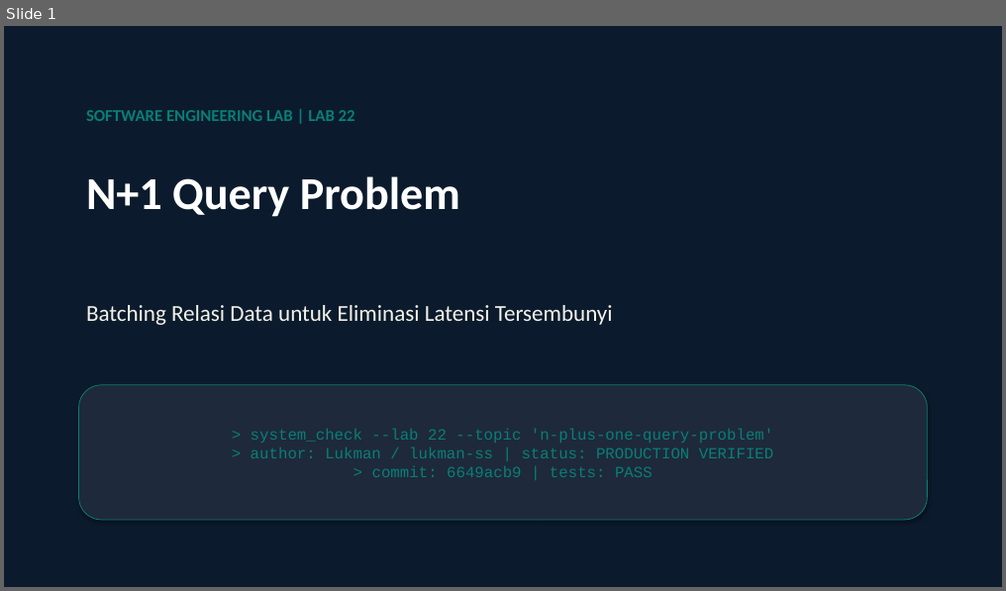
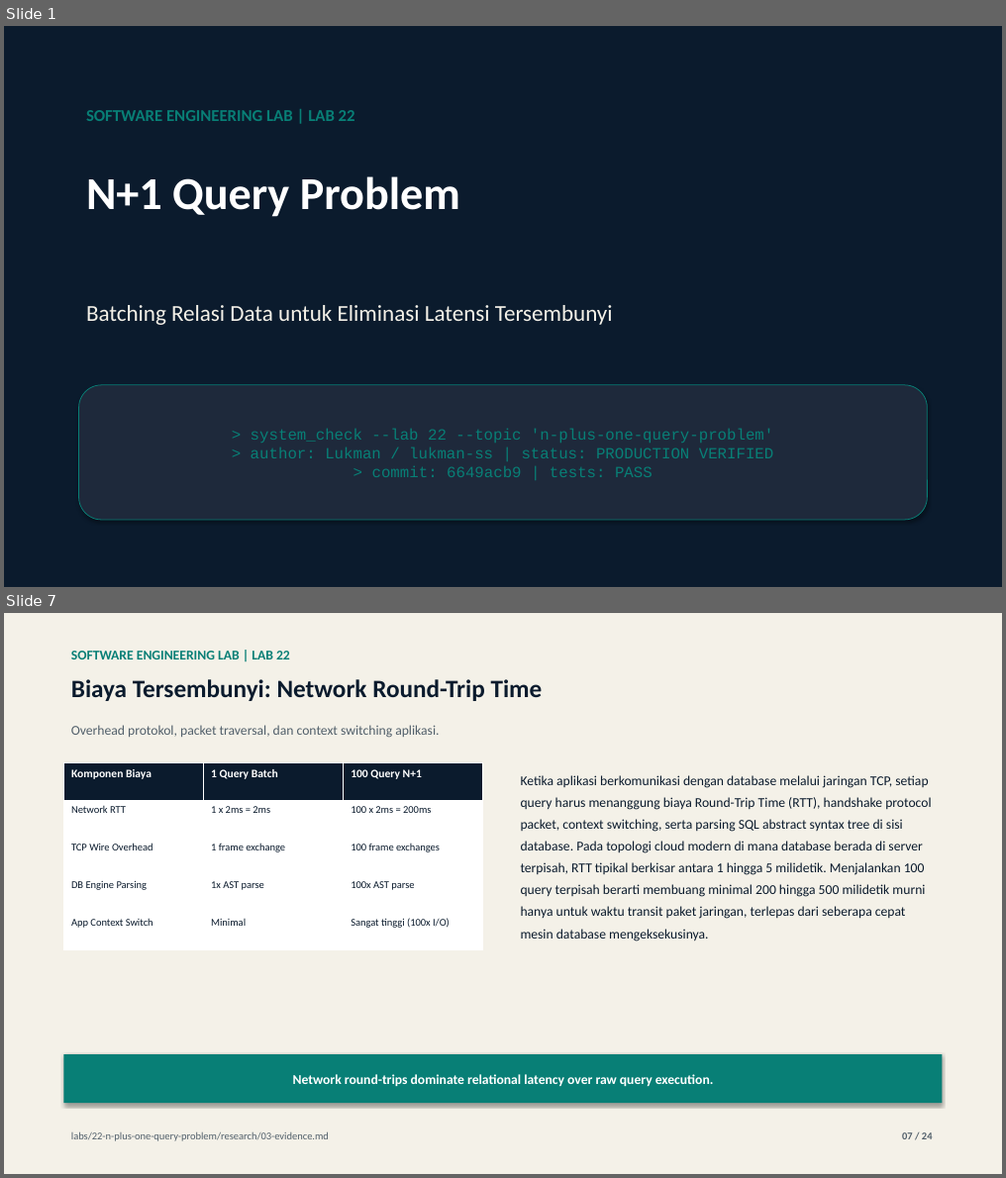
Before and after one commit to lukman-ss/software-engineering-lab, a slide deck: labs/22-n-plus-one-query-problem/result/linkedin/lab-22-n-plus-one-query-problem-carousel.pptx. Shown one above the other, each under a label of ours: slide 1 before the commit, slides 1 and 7 after it; the slides between them are not shown. The pictures are 1006x591 and 1006x1178 pixels, drawn with LibreOffice and Linux fonts; fonts in the diff are those of the drawing. Boxes give left, top, right and bottom in pixels: in the first picture for what was removed or moved away, otherwise in the second. Text is boxed around its words. In the diff, an @@ line names an element or a change of style, - is before the commit and + after.

Commit message:
feat: add lab 32 database sharding and partitioning educational content, slides, and documentation

```diff
--- a/labs/22-n-plus-one-query-problem/result/linkedin/lab-22-n-plus-one-query-problem-carousel.pptx
+++ b/labs/22-n-plus-one-query-problem/result/linkedin/lab-22-n-plus-one-query-problem-carousel.pptx
@@ slide 7 added at <box>4,613,1002,1174</box>, background #FFFFFF @@
@@ rectangle added at <box>4,613,1002,1174</box>, fill #F4F1E8 @@
@@ text added at <box>71,651,290,660</box>, 13 pt, text #087F76, bold @@
+SOFTWARE ENGINEERING LAB | LAB 22
@@ text added at <box>71,679,543,701</box>, 24 pt, text #0B1B2D, bold @@
+Biaya Tersembunyi: Network Round-Trip Time
@@ text added at <box>71,725,439,738</box>, 13 pt, text #52606B @@
+Overhead protokol, packet traversal, dan context switching aplikasi.
@@ table added at <box>63,762,484,950</box>, 5 rows, 3 columns @@
+Komponen Biaya | 1 Query Batch | 100 Query N+1
+Network RTT | 1 x 2ms = 2ms | 100 x 2ms = 200ms
+TCP Wire Overhead | 1 frame exchange | 100 frame exchanges
+DB Engine Parsing | 1x AST parse | 100x AST parse
+App Context Switch | Minimal | Sangat tinggi (100x I/O)
@@ text added at <box>521,775,931,942</box>, 13 pt, text #0B1B2D @@
+Ketika aplikasi berkomunikasi dengan database melalui jaringan TCP, setiap query harus menanggung biaya Round-Trip Time (RTT), handshake protocol packet, context switching, serta parsing SQL abstract syntax tree di sisi database. Pada topologi cloud modern di mana database berada di server terpisah, RTT tipikal berkisar antara 1 hingga 5 milidetik. Menjalankan 100 query terpisah berarti membuang minimal 200 hingga 500 milidetik murni hanya untuk waktu transit paket jaringan, terlepas dari seberapa cepat mesin database mengeksekusinya.
@@ rectangle added at <box>63,1055,943,1103</box>, fill #087F76, 13 pt, text #FFFFFF, bold @@
+Network round-trips dominate relational latency over raw query execution.
@@ text added at <box>71,1132,329,1142</box>, 10 pt, text #52606B @@
+labs/22-n-plus-one-query-problem/research/03-evidence.md
@@ text added at <box>902,1133,933,1140</box>, 10 pt, text #52606B, bold @@
+07 / 24
```
Also in this commit, not shown: 22 other slides added, 23 slides removed, 9 other files.
